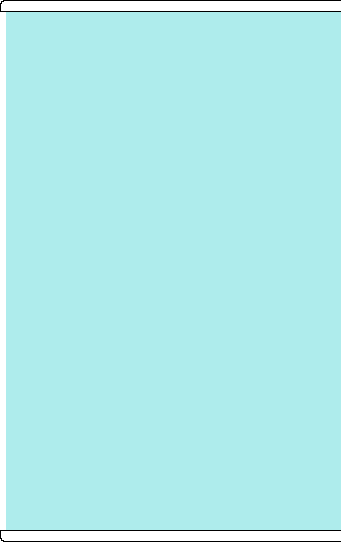
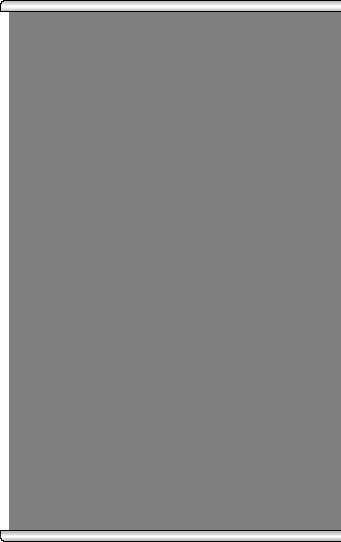
Revision of a layered w=341, h=542 image; what changed, layer by layer:
added layer "Layer 8" (25%) above "Layer 2 copy" over [0, 1, 341, 542]
"Layer 4": opacity 35% → 50%, painted on it over [6, 1, 341, 541]
